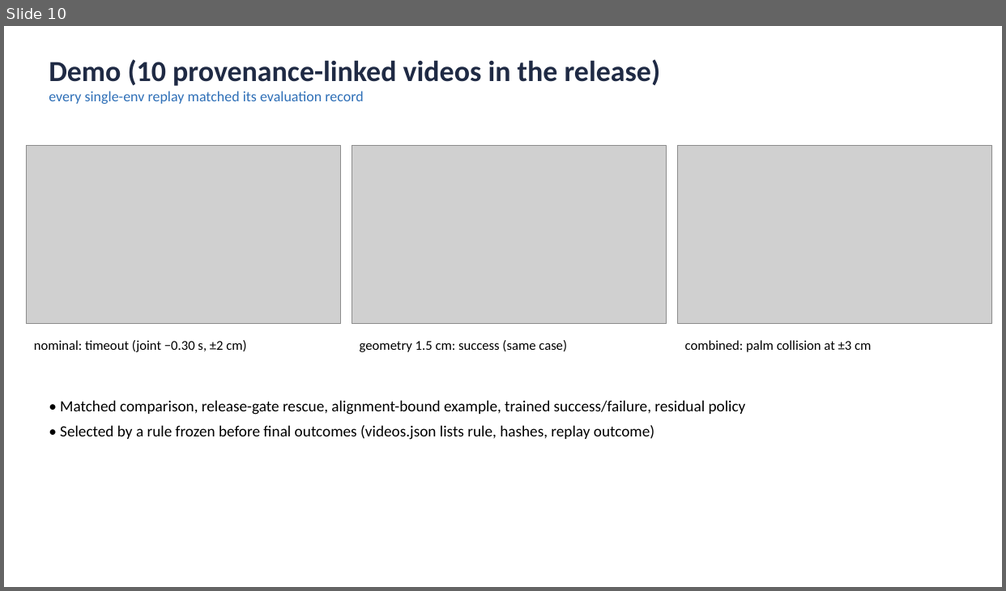
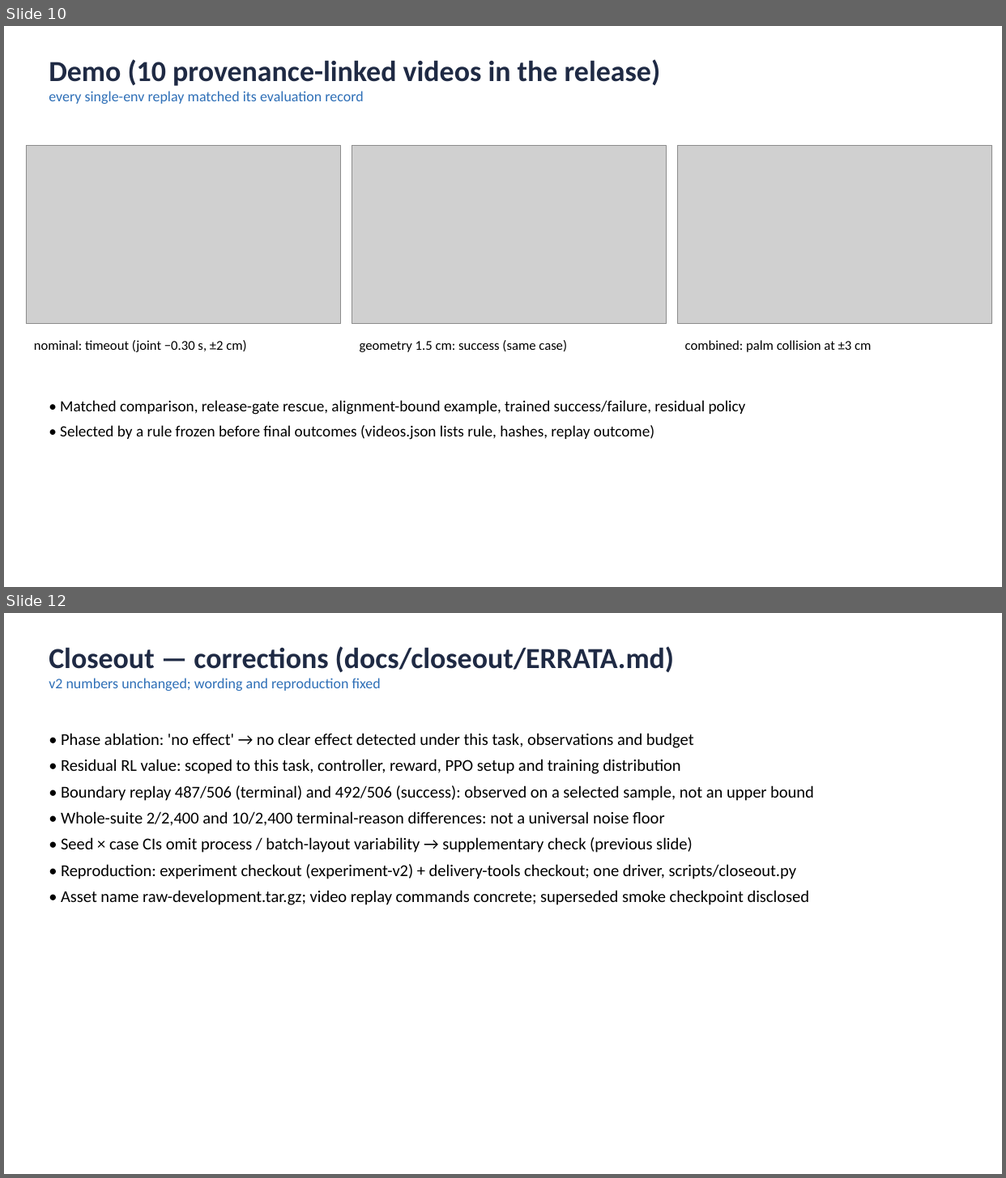
Before and after one commit to ywen0511/CSCI645-Project, a slide deck: report/v2/deck/deck.pptx. Shown one above the other, each under a label of ours: slide 10 before the commit, slides 10 and 12 after it; the slides between them are not shown. The pictures are 1006x591 and 1006x1178 pixels, drawn with LibreOffice and Linux fonts; fonts in the diff are those of the drawing; grey boxes stand for pictures. Boxes give left, top, right and bottom in pixels: in the first picture for what was removed or moved away, otherwise in the second. Text is boxed around its words. In the diff, an @@ line names an element or a change of style, - is before the commit and + after.

```diff
--- a/report/v2/deck/deck.pptx
+++ b/report/v2/deck/deck.pptx
@@ slide 12 added at <box>4,613,1002,1174</box>, background #FFFFFF @@
@@ text added at <box>49,646,674,691</box>, 14 pt, text #2E6FB7 @@
+Closeout — corrections (docs/closeout/ERRATA.md)
+v2 numbers unchanged; wording and reproduction fixed
@@ text added at <box>61,733,814,905</box>, 16 pt, text #000000 @@
+• Phase ablation: 'no effect' → no clear effect detected under this task, observations and budget
+• Residual RL value: scoped to this task, controller, reward, PPO setup and training distribution
+• Boundary replay 487/506 (terminal) and 492/506 (success): observed on a selected sample, not an upper bound
+• Whole-suite 2/2,400 and 10/2,400 terminal-reason differences: not a universal noise floor
+• Seed × case CIs omit process / batch-layout variability → supplementary check (previous slide)
+• Reproduction: experiment checkout (experiment-v2) + delivery-tools checkout; one driver, scripts/closeout.py
+• Asset name raw-development.tar.gz; video replay commands concrete; superseded smoke checkpoint disclosed
```
Also in this commit, not shown: 4 slides changed, 1 other slide added, 24 other files.
